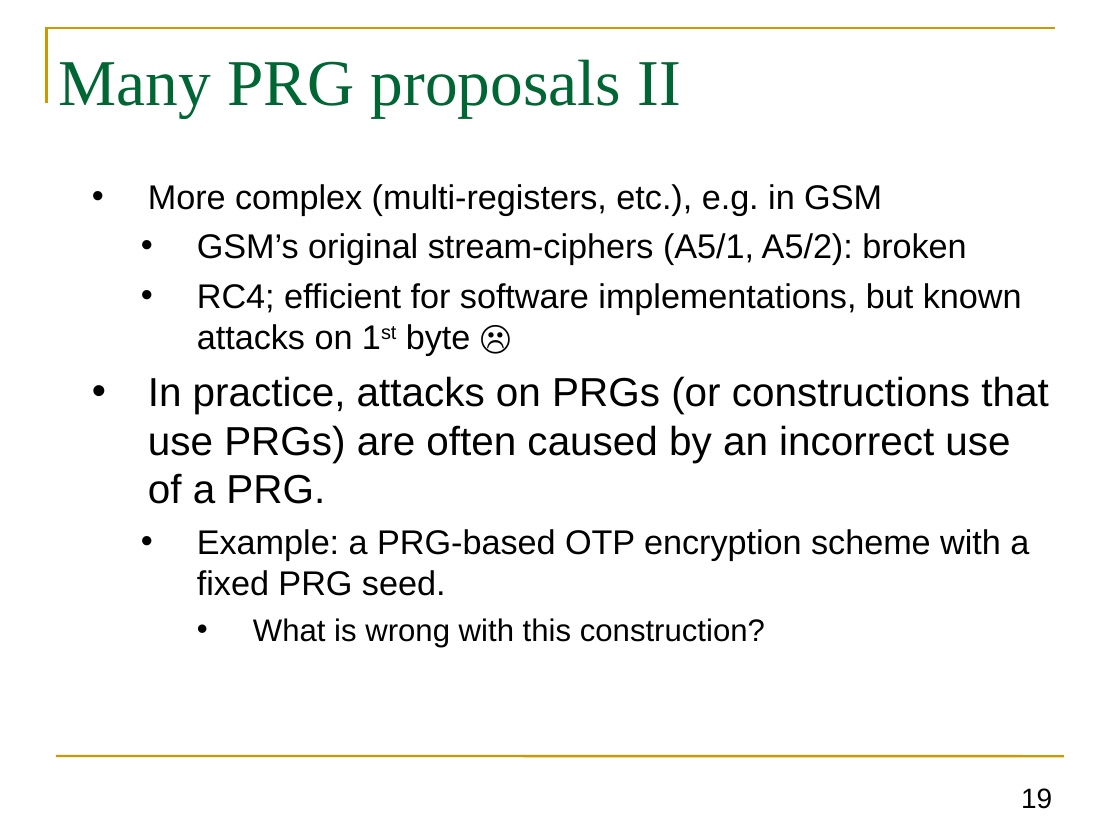
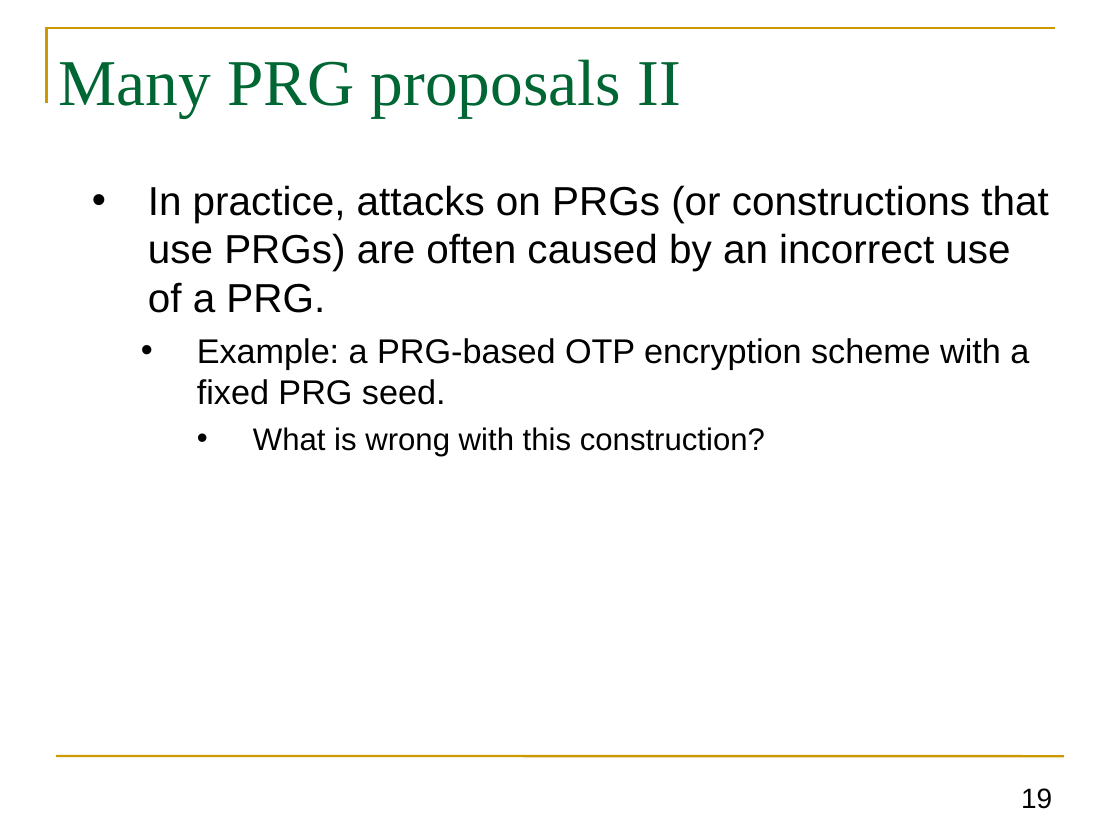
Before and after one commit to GhadaAlmashaqbeh/GhadaAlmashaqbeh.github.io, a slide deck: slide 19 of courses/cse3400-f2026/lecture3.pptx. Drawn at 1120x840 pixels with LibreOffice and Linux fonts; fonts in the diff are those of the drawing. Boxes give left, top, right and bottom in pixels: in the first picture for what was removed or moved away, otherwise in the second. Text is boxed around its words. In the diff, an @@ line names an element or a change of style, - is before the commit and + after.

```diff
--- a/courses/cse3400-f2026/lecture3.pptx
+++ b/courses/cse3400-f2026/lecture3.pptx
@@ text at bbox=[148, 184, 1022, 356]: paragraphs removed @@
-  • More complex (multi-registers, etc.), e.g. in GSM
-    • GSM’s original stream-ciphers (A5/1, A5/2): broken
-    • RC4; efficient for software implementations, but known attacks on 1st byte ☹
```
Also in this commit, not shown: 19 other slides changed, 5 other files.
